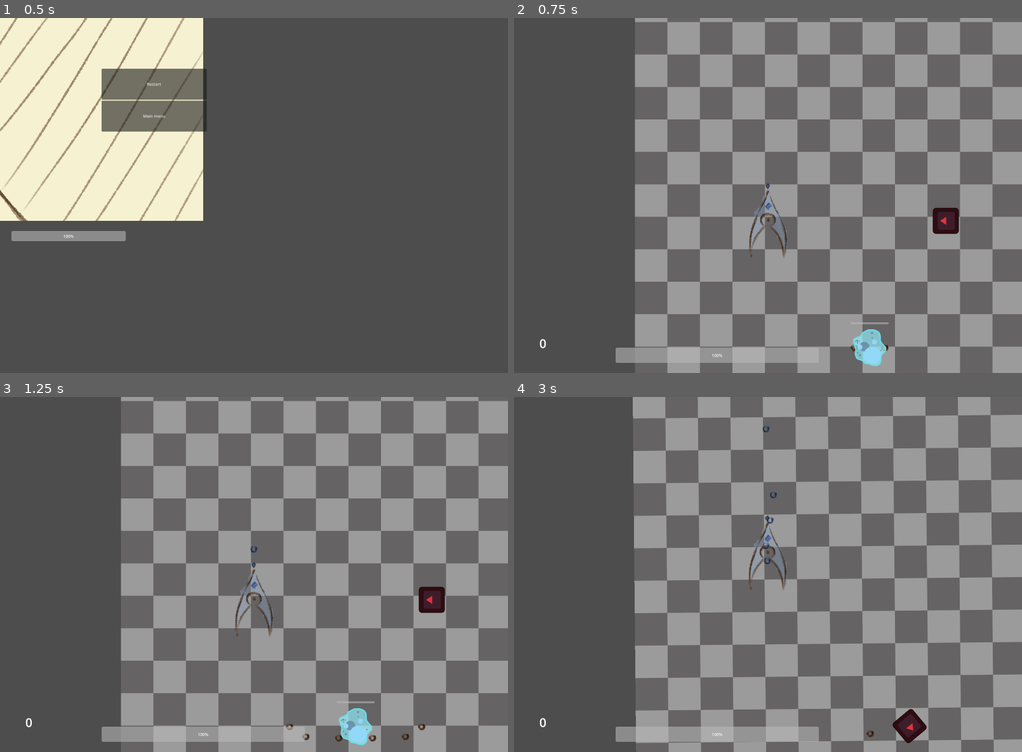
Above: before the commit, frames 1-4 (two rows, left to right).
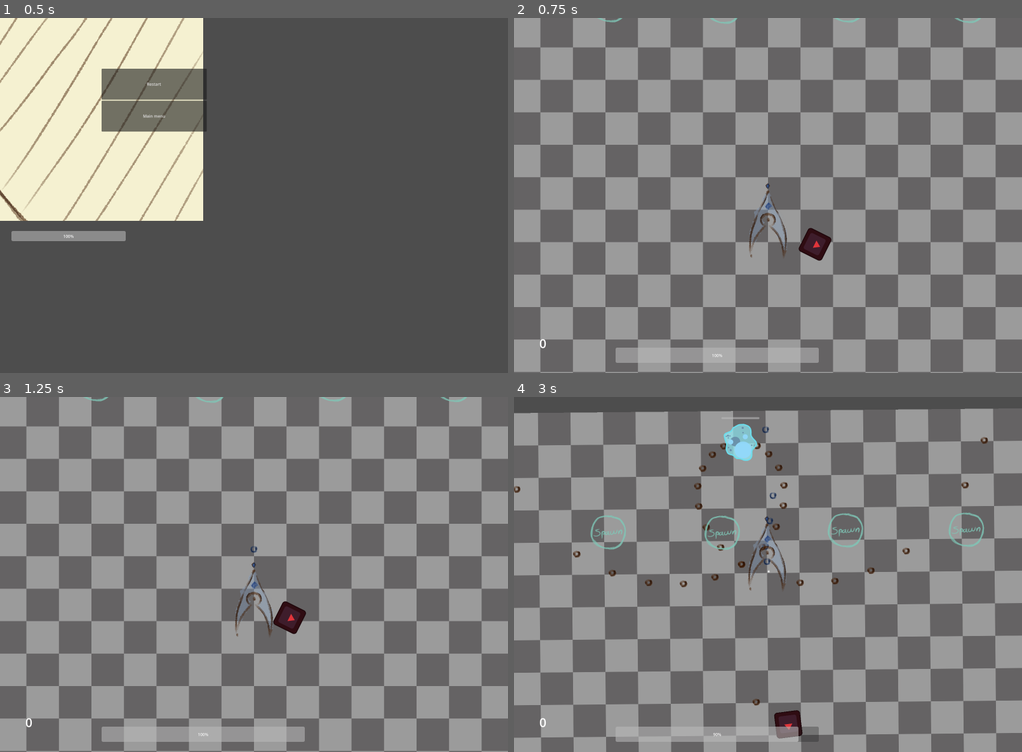
Above: after the commit, the same moments.

Repository: AustereTriceratops/BulletHellEngine
Game: Godot game, scene res://levels/level.tscn
The game is run twice, just before and just after one commit, with the same random seed, the same clock (stepped at 60 frames per second) and the same inputs. The engine's default icon, where the game draws it, is replaced by a stand-in: a white triangle on a blue panel in a dark square.
Inputs (mouse positions are in pixels of both pictures, inside the frame that each line leads up to):
- Up to frame 1 (0.5 s): no input
- Up to frame 2 (0.75 s): click "Restart" at 0.5 s
- Up to frame 3 (1.25 s): no input
- Up to frame 4 (3 s): move the mouse to (793, 574) at 1.27 s; hold Q (look_left) 1.28-2.03 s; hold W (player_up) from 1.28 s (still down); move the mouse to (742, 574) at 2.02 s; tap E (look_right) at 2.1 s; move the mouse to (778, 567) at 2.77 s; hold Shift (shift) from 2.78 s (still down)

Frame 1 is identical in both runs. In frame 2, 67% of the frame differs, in the area x 0-100%, y 0-100%; in frame 3, 67%; in frame 4, 68%.
Error in both runs: Invalid access to property or key 'resume' on a base object of type 'Control (PauseMenu.gd)'. (res://levels/level.gd:37)

Commit message:
working spawner system

Diff:
--- a/enemies/FollowEnemy.tscn
+++ b/enemies/FollowEnemy.tscn
@@ -15,7 +15,7 @@
 shader_parameter/flashColor = Color(0.980392, 0.968627, 0.839216, 1)
 
 [sub_resource type="RectangleShape2D" id="RectangleShape2D_bq1ck"]
-size = Vector2(8, 8)
+size = Vector2(15, 15)
 
 [sub_resource type="Animation" id="Animation_gxjxn"]
 length = 0.001
@@ -59,6 +59,7 @@
 collision_mask = 0
 script = ExtResource("1_bvo2k")
 particles = ExtResource("2_ughs3")
+creatureName = "claustida imondis"
 
 [node name="CollisionShape2D" type="CollisionShape2D" parent="."]
 shape = SubResource("RectangleShape2D_x1x1h")
--- a/enemies/FollowEnemy2.tscn
+++ b/enemies/FollowEnemy2.tscn
@@ -60,6 +60,7 @@
 collision_mask = 0
 script = ExtResource("1_0s2gs")
 particles = ExtResource("2_wm26s")
+creatureName = "hebrenom osii"
 health = 100
 speed = 100
 pointValue = 2
@@ -84,7 +85,7 @@
 collision_mask = 5
 
 [node name="CollisionShape2D" type="CollisionShape2D" parent="Hitbox"]
-scale = Vector2(7, 7)
+scale = Vector2(13, 13)
 shape = SubResource("RectangleShape2D_bq1ck")
 
 [node name="HitFlash" type="AnimationPlayer" parent="."]
--- a/enemies/Spawner1.tscn
+++ b/enemies/SpawnerCI.tscn
@@ -1,9 +1,10 @@
-[gd_scene load_steps=3 format=3 uid="uid://dejnxrwfn1a8a"]
+[gd_scene load_steps=4 format=3 uid="uid://dejnxrwfn1a8a"]
 
 [ext_resource type="Script" path="res://enemies/spawner.gd" id="1_3tys2"]
 [ext_resource type="PackedScene" uid="uid://cksfi68aa6ek3" path="res://enemies/FollowEnemy.tscn" id="2_yifq6"]
+[ext_resource type="Texture2D" uid="uid://6smwqi6qwdgg" path="res://assets/spawner_1.png" id="3_0lenk"]
 
-[node name="Spawner1" type="Node2D"]
+[node name="Spawner" type="Node2D"]
 script = ExtResource("1_3tys2")
 enemyScene = ExtResource("2_yifq6")
 
@@ -11,4 +12,7 @@
 wait_time = 5.0
 autostart = true
 
+[node name="Sprite2D" type="Sprite2D" parent="."]
+texture = ExtResource("3_0lenk")
+
 [connection signal="timeout" from="SpawnTimer" to="." method="_on_spawn_timer_timeout"]
--- a/enemies/spawner.gd
+++ b/enemies/spawner.gd
@@ -2,14 +2,30 @@
 
 @export var enemyScene: PackedScene
 
-@onready var playerNode = get_tree().get_root().get_node('Level/Player')
-@onready var enemiesNode = get_tree().get_root().get_node('Level/Enemies')
+@onready var mainNode = get_tree().get_root().get_node("Level")
+var playerNode: CharacterBody2D
+var enemiesNode : Node
+var rng = RandomNumberGenerator.new()
+
+# ========================
+# ==== CUSTOM METHODS ====
+# ========================
+
+func _ready():
+	mainNode.ready.connect(_on_main_ready)
 
 # ========================
 # ====== RECIEVERS =======
 # ========================
 
+func _on_main_ready():
+	playerNode = mainNode.get_node("Player")
+	enemiesNode = mainNode.get_node("Enemies")
+
+
 func _on_spawn_timer_timeout() -> void:
 	var enemy = enemyScene.instantiate()
-	enemy.initialize(position, playerNode)
+	var theta = 2 * PI * rng.randf()
+	var displacement = 20*Vector2(cos(theta), sin(theta))
+	enemy.initialize(position + displacement, playerNode)
 	enemiesNode.add_child(enemy)
--- a/levels/BulletHeavenTest.tscn
+++ b/levels/BulletHeavenTest.tscn
@@ -1,8 +1,9 @@
-[gd_scene load_steps=6 format=3 uid="uid://d0q0vs6hdhjjt"]
+[gd_scene load_steps=7 format=3 uid="uid://d0q0vs6hdhjjt"]
 
 [ext_resource type="Script" path="res://levels/bullet_heaven_test.gd" id="1_uc84g"]
 [ext_resource type="Texture2D" uid="uid://cpxnp3sv1la1h" path="res://assets/testGrid.png" id="2_2clp6"]
 [ext_resource type="Script" path="res://utils/InputManager.gd" id="4_2uoy2"]
+[ext_resource type="PackedScene" uid="uid://dejnxrwfn1a8a" path="res://enemies/SpawnerCI.tscn" id="6_borkr"]
 [ext_resource type="Script" path="res://levels/pickups.gd" id="6_r4po8"]
 [ext_resource type="PackedScene" uid="uid://y0p0wpnyhvf4" path="res://Pickups/HealthPickup.tscn" id="7_us7ul"]
 
@@ -22,4 +23,16 @@
 
 [node name="Spawners" type="Node" parent="."]
 
+[node name="SpawnerCI1" parent="Spawners" instance=ExtResource("6_borkr")]
+position = Vector2(-624, -549)
+
+[node name="SpawnerCI2" parent="Spawners" instance=ExtResource("6_borkr")]
+position = Vector2(-175, -543)
+
+[node name="SpawnerCI3" parent="Spawners" instance=ExtResource("6_borkr")]
+position = Vector2(310, -548)
+
+[node name="SpawnerCI4" parent="Spawners" instance=ExtResource("6_borkr")]
+position = Vector2(786, -546)
+
 [node name="Towers" type="Node" parent="."]
--- a/levels/bullet_heaven_test.gd
+++ b/levels/bullet_heaven_test.gd
@@ -76,14 +76,14 @@
 	# instantiate player and enemies
 	var player = playerScene.instantiate()
 	add_child(player)
-	player.initialize(Vector2(-500, 400))
+	player.initialize(Vector2(0, 300))
 
 	var enemy = enemyScene2.instantiate()
 	enemy.initialize(Vector2(200, 400), player)
 	$Enemies.add_child(enemy)
 
 	var tower = towerScene.instantiate()
-	tower.initialize(Vector2(-100, 900), player)
+	tower.initialize(Vector2(-100, -900), player)
 	$Enemies.add_child(tower)
 
 	var HUDNode = HUDScene.instantiate()
Binary file changed: assets/spawner_1.png
